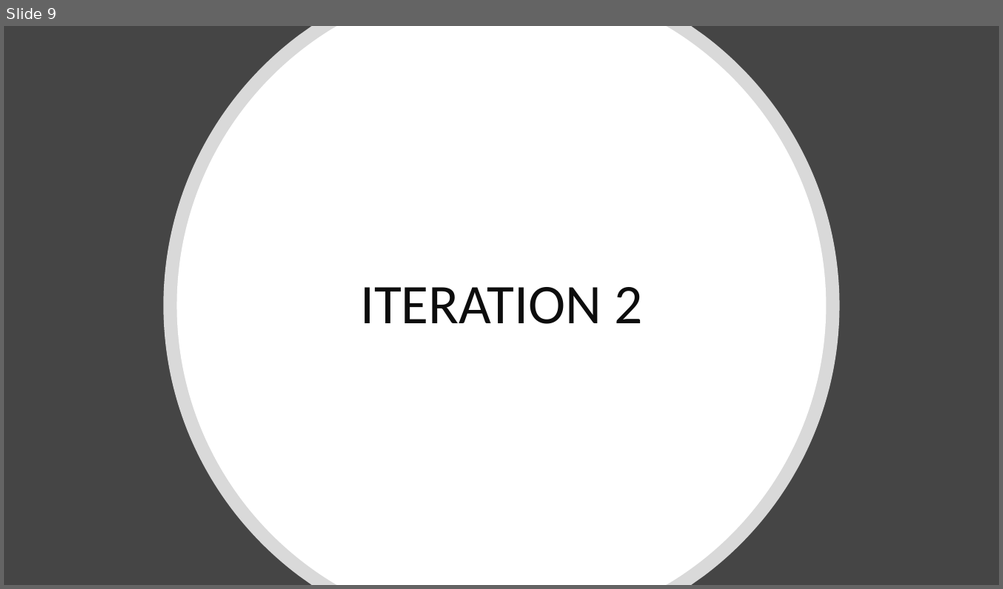
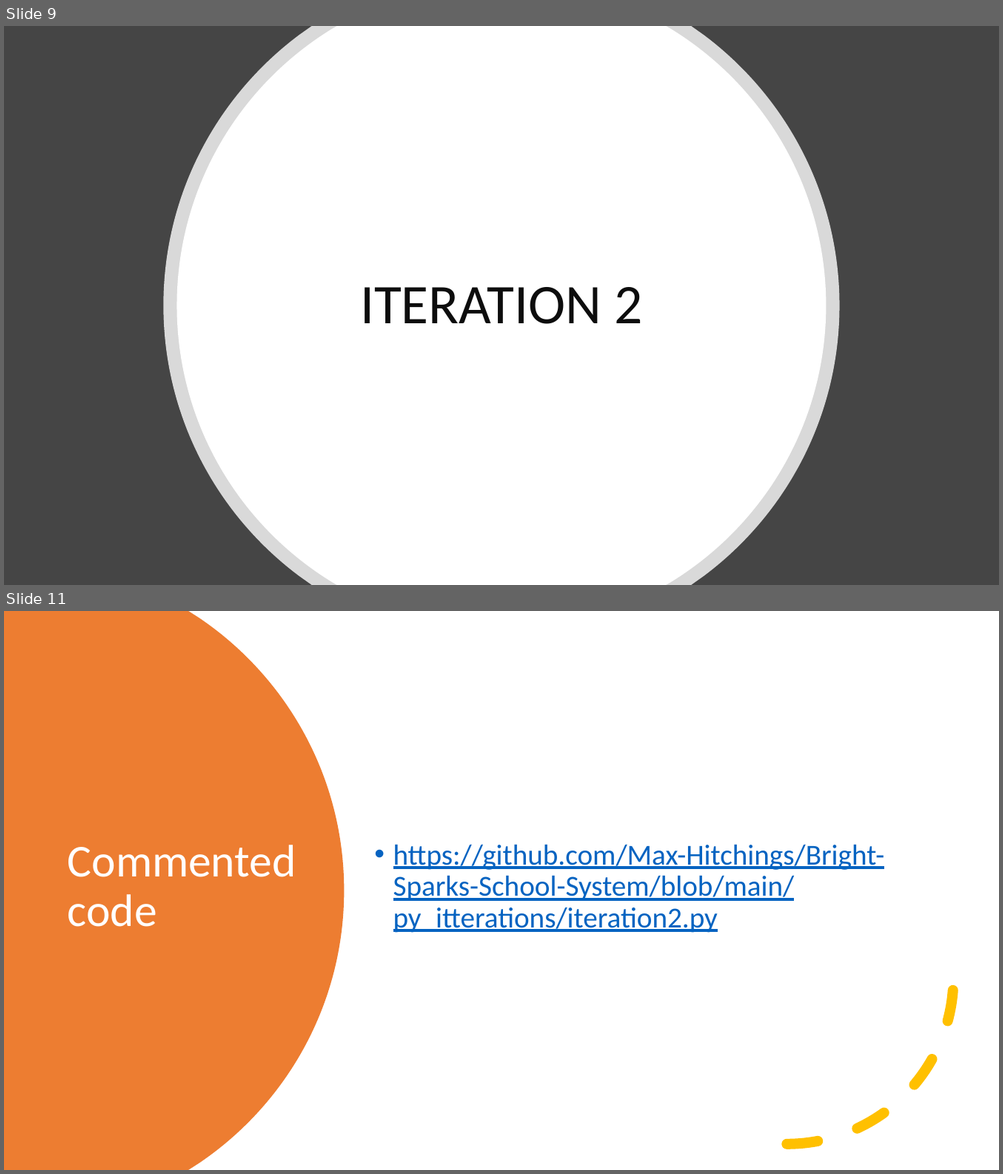
Before and after one commit to Max-Hitchings/Bright-Sparks-School-System, a slide deck: Bright Sparks Documentation.pptx. Shown one above the other, each under a label of ours: slide 9 before the commit, slides 9 and 11 after it; the slides between them are not shown. The pictures are 1003x589 and 1003x1174 pixels, drawn with LibreOffice and Linux fonts; fonts in the diff are those of the drawing. Boxes give left, top, right and bottom in pixels: in the first picture for what was removed or moved away, otherwise in the second. Text is boxed around its words. In the diff, an @@ line names an element or a change of style, - is before the commit and + after.

Commit message:
Finished iteration 2 documentation

```diff
--- a/Bright Sparks Documentation.pptx
+++ b/Bright Sparks Documentation.pptx
@@ slide 11 added at box(4, 611, 999, 1170), background #FFFFFF @@
@@ freeform shape added at box(4, 611, 344, 1170), fill #ED7D31 @@
@@ arc (boxed as its full ellipse) added at box(620, 812, 954, 1145), outline #FFC000 10 pt dashed @@
@@ title added at box(68, 845, 296, 927), 44 pt, text #FFFFFF @@
+Commented code
@@ text added at box(393, 844, 885, 933), 28 pt, text #0563C1, underline @@
+• https://github.com/Max-Hitchings/Bright-Sparks-School-System/blob/main/py_itterations/iteration2.py
```
Also in this commit, not shown: 1 slide changed, 3 other slides added, 1 slide removed.
